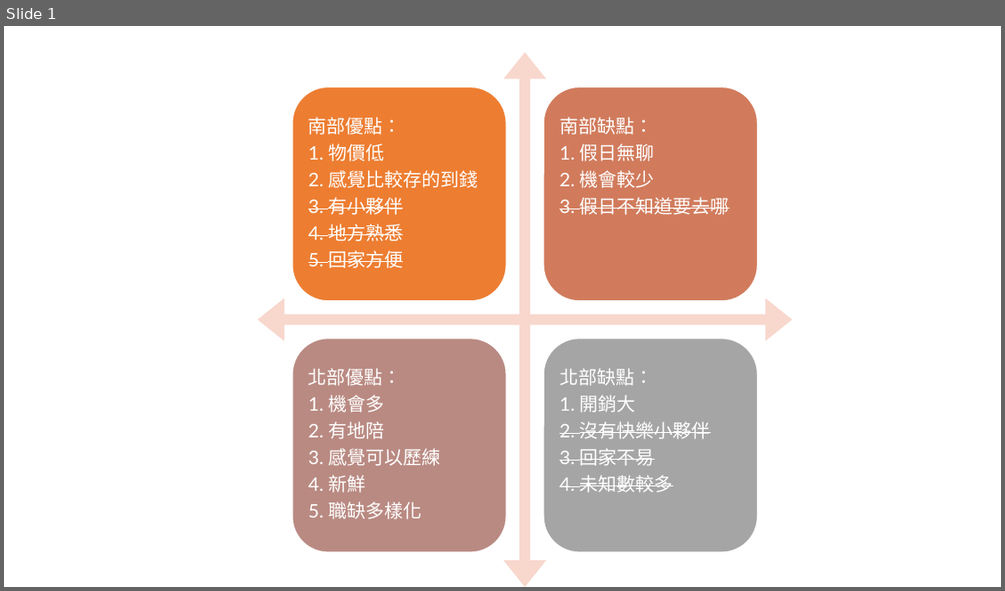
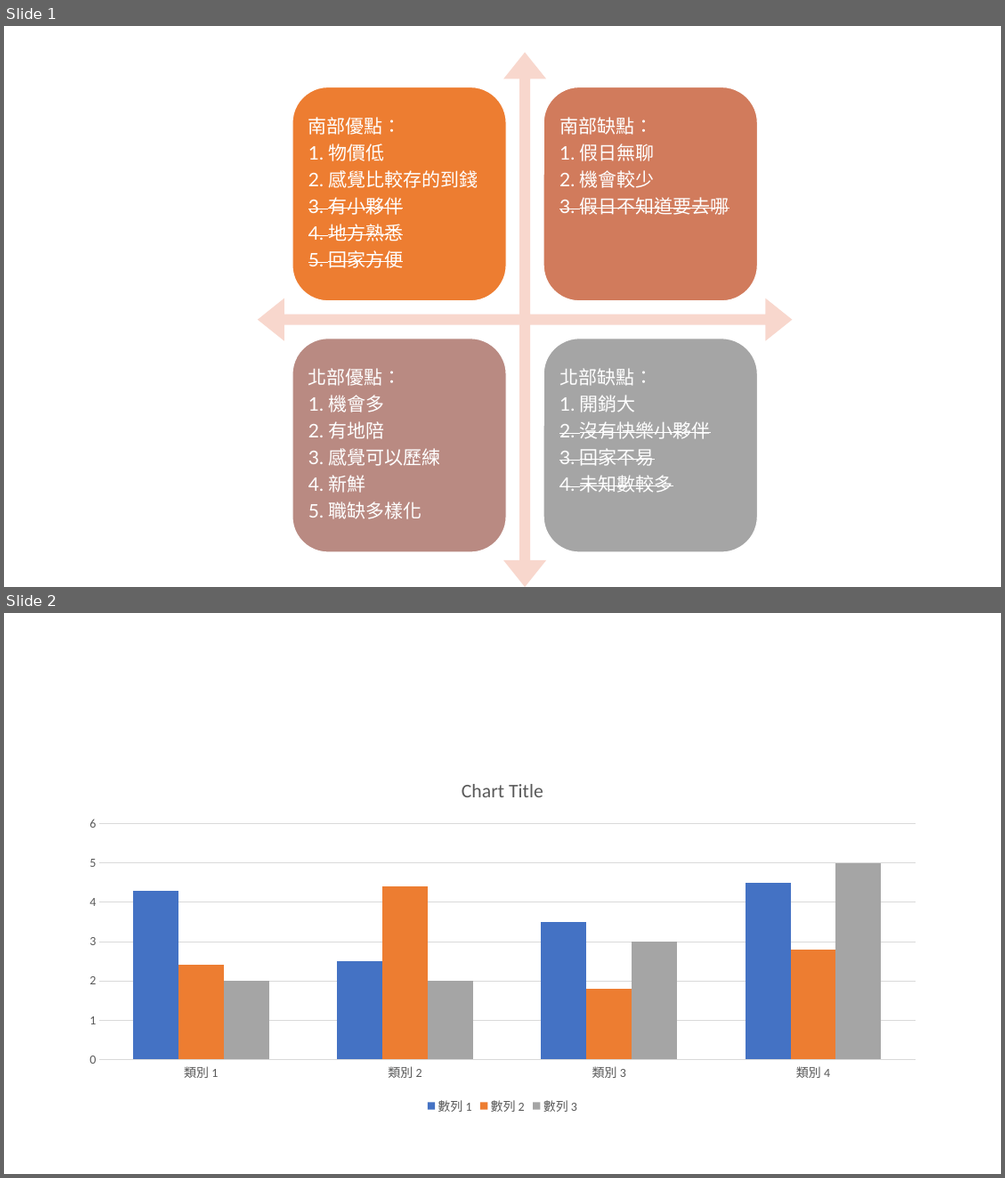
Before and after one commit to Su-C-Yu/CaseStudy, a slide deck: 南北部優缺比較.pptx. Shown one above the other, each under a label of ours: slide 1 before the commit, slides 1 and 2 after it. The pictures are 1005x591 and 1005x1178 pixels, drawn with LibreOffice and Linux fonts; fonts in the diff are those of the drawing. Boxes give left, top, right and bottom in pixels: in the first picture for what was removed or moved away, otherwise in the second. Text is boxed around its words. In the diff, an @@ line names an element or a change of style, - is before the commit and + after.

Commit message:
v2

```diff
--- a/南北部優缺比較.pptx
+++ b/南北部優缺比較.pptx
@@ slide 2 added at (4,613,1001,1174), background #FFFFFF @@
@@ column chart added at (73,763,933,1119) @@
+categories: 類別 1, 類別 2, 類別 3, 類別 4
+數列 1: 4.3, 2.5, 3.5, 4.5
+數列 2: 2.4, 4.4, 1.8, 2.8
+數列 3: 2, 2, 3, 5
```
